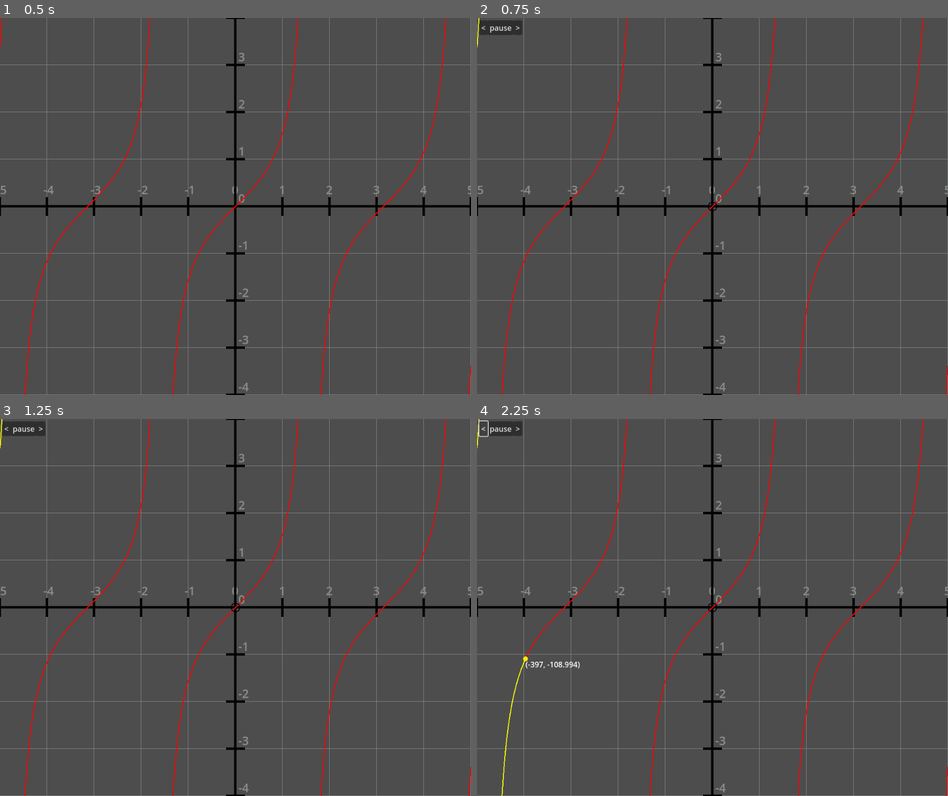
Above: before the commit, frames 1-4 (two rows, left to right).
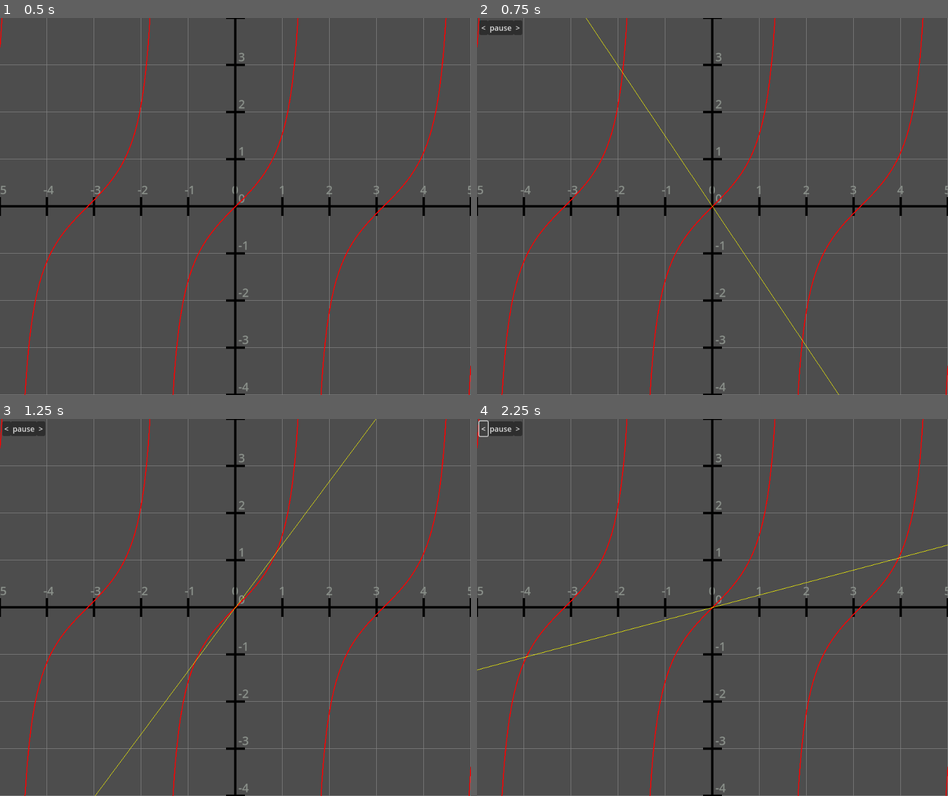
Above: after the commit, the same moments.

Repository: Drillix08/Opticos
Game: Godot game, scene res://graph_environment.tscn
The game is run twice, just before and just after one commit, with the same random seed, the same clock (stepped at 60 frames per second) and the same inputs.
Inputs (mouse positions are in pixels of both pictures, inside the frame that each line leads up to):
- Up to frame 1 (0.5 s): no input
- Up to frame 2 (0.75 s): tap Enter (ui_accept) at 0.5 s; move the mouse to (816, 187) at 0.52 s; hold Enter (ui_accept) from 0.53 s (still down); click (816, 187) at 0.67 s
- Up to frame 3 (1.25 s): keep holding Enter (ui_accept)
- Up to frame 4 (2.25 s): release Enter (ui_accept) at 1.25 s; click ">" at 1.25 s; click "<" at 2 s

Frame 1 is identical in both runs. In frame 2, 0.2% of the frame differs, in the area x 0-77%, y 0-100%; in frame 3, 0.2%; in frame 4, 0.5%, in the area x 0-100%, y 0-100%.

Commit message:
implemented initial functionality for the derivative animator

Diff:
--- a/source/graph-environment/grid.gd
+++ b/source/graph-environment/grid.gd
@@ -16,6 +16,9 @@
 var functionValues: Array[Vector2] = [Vector2(-1, -1)]
 var animProg: float = convert_to_real_coords(Vector2(-1,0)).x
 var animating: bool = false
+
+var secant_line_left: Vector2 = Vector2(0, 0)
+var secant_line_right: Vector2 = Vector2(0, 0)
 
 var labelOffset = 0
 
@@ -82,12 +85,18 @@
 	draw_line(Vector2(-origin.x, window_height/2) + origin, Vector2(window_width-origin.x, window_height/2) + origin, Color(0.0, 0.0, 0.0, 1.0), 5*gridline_thickness)
 	#draw y-axis
 	draw_line(Vector2(window_width/2, -origin.y) + origin, Vector2(window_width/2, window_height-origin.y) + origin, Color(0.0, 0.0, 0.0, 1.0), 5*gridline_thickness)
+
+	#draw_line(Vector2(0.0, 385.0076), Vector2(1000.0, 646.5566), Color.YELLOW)
+
 	queue_redraw()
 
 	#Draw the function
 	draw_function(func(x):
 		return tan(x)
 	)
+
+	draw_line(secant_line_left, secant_line_right, Color.YELLOW)
+
 
 #controlls the moving of the "camera" when you click and drag
 func _input(event):
@@ -106,7 +115,8 @@
 		print("scroll")
 	if event.is_action_pressed("ui_accept"):
 		animProg = convert_to_real_coords(Vector2(0,0)).x
-		animate_Limit(500, functionValues, true, true)
+		#animate_Limit(500, functionValues, true, true)
+		animate_derivative(0)
 
 ## This function will draw the graph of the function specified by input_function
 ## The argument of this function should be a function that takes a single argument x and returns y
@@ -301,6 +311,54 @@
 	rect.queue_free()
 	coordLabel.queue_free()
 
+# using limit definition of derivative
+# f'(x) = lim_{h->0} ( f(x+h) - f(x) ) / h
+func animate_derivative(x: float):
+	print("animating derivative")
+	animating = true
+	$AnimationControls.visible = true
+
+	x = floorf(x*grid_spacing)
+	var target: Vector2
+	# finding point representing x in functionValues
+	for point in functionValues:
+		if convert_to_real_coords(point)[0] == x:
+			target = convert_to_real_coords(point)/grid_spacing
+			break
+	var speed = .0015
+	var i: int = len(functionValues)-1
+	while convert_to_real_coords(functionValues[i])[0] > int(x):
+		print(convert_to_real_coords(functionValues[i])[0], " ", int(x))
+		if(pause):
+			await do_something
+			i += frameOffset
+			frameOffset = 0
+		var pos: Vector2 = convert_to_real_coords(functionValues[i])/grid_spacing # the point representing h
+		# calculate the secant line
+		# y = mx + b
+		var m: float = ( pos[1] - target[1] ) / ( pos[0] - target[0] )
+		print(target, " ", pos)
+		var b: float = target[1] - m*target[0]
+		print(m, "x + ", b)
+		var left: float = -(origin.x + window_width/2.0)
+		var right: float = left + window_width
+		var x0: float = (left)/grid_spacing
+		var x1: float = (right)/grid_spacing
+		var y0: float = m*x0+b
+		var y1: float = m*x1+b
+		x0 *= grid_spacing
+		x1 *= grid_spacing
+		y0 *= grid_spacing
+		y1 *= grid_spacing
+
+		print("drawing line", convert_to_godot_coords(Vector2(x0, y0)), convert_to_godot_coords(Vector2(x1, y1)))
+		secant_line_left = convert_to_godot_coords(Vector2(x0, y0))
+		secant_line_right = convert_to_godot_coords(Vector2(x1, y1))
+		queue_redraw()
+		await get_tree().create_timer(speed).timeout
+		i -= 1
+	pass
+
 func _on_play_pause_pressed() -> void:
 	pause = !pause
 	if(!pause):
